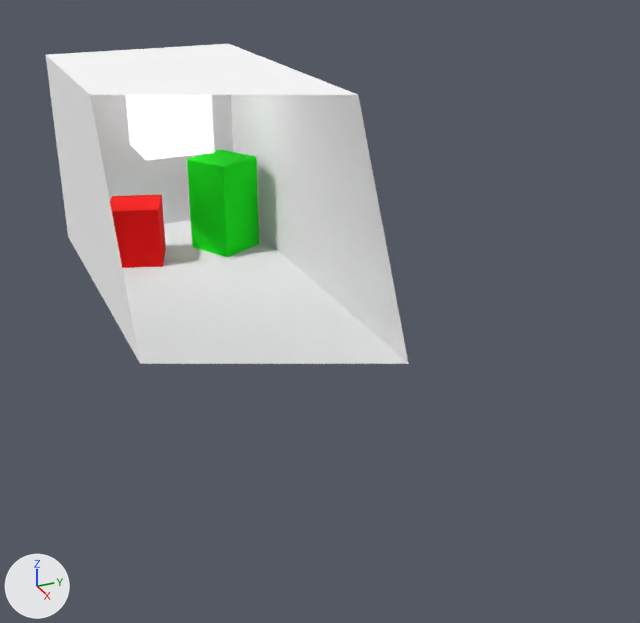
Two versions of the glTF model src/res/room.gltf, one commit apart.
The view is the same before and after, from a 50 mm lens placed at (8.83, -2.3, 2.4), pointed at (2.62, 0.49, -0.7). Arrows for +X, +Y and +Z are at lower left; the lights stay in place. Everything nearer to the camera than a plane just in front of the edit is cut away.
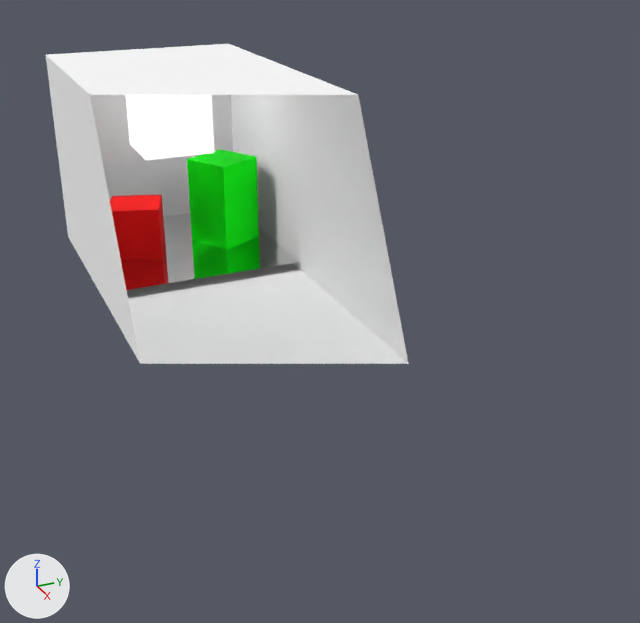
Location of each change, [x1, y1, x2, y2] in pixels of the pictures (640 x 623 px):
'Cube.002', surface changed: [187, 150, 259, 257] in both
'Plane', added: after [121, 213, 300, 290]

Edits to the bpy script that builds the scene:
```text
Change mat_material_003:
    mat_material_003.roughness: 1.0 -> 0.686
    mat_material_003.metallic: 0.0 -> 0.805
Add mat_material:
    mat_material = principled_material('Material')
    mat_material.base_color = (0.8, 0.8, 0.8)  # white #e7e7e7
    mat_material.metallic = 1.0
    mat_material.roughness = 0.0455
Add me_plane:
    me_plane.from_pydata([(-1.0, -1.0, -0.91), (1.0, -1.0, -0.91), (-1.0, 1.0, -0.91), (1.0, 1.0, -0.91)], [], [(0, 1, 3), (0, 3, 2)])
    me_plane.materials.append(mat_material)  # white #e7e7e7
Add ob_plane:
    ob_plane = bpy.data.objects.new('Plane', me_plane)
    ob_plane.location = (0.0, 0.0, 0.0)
```
